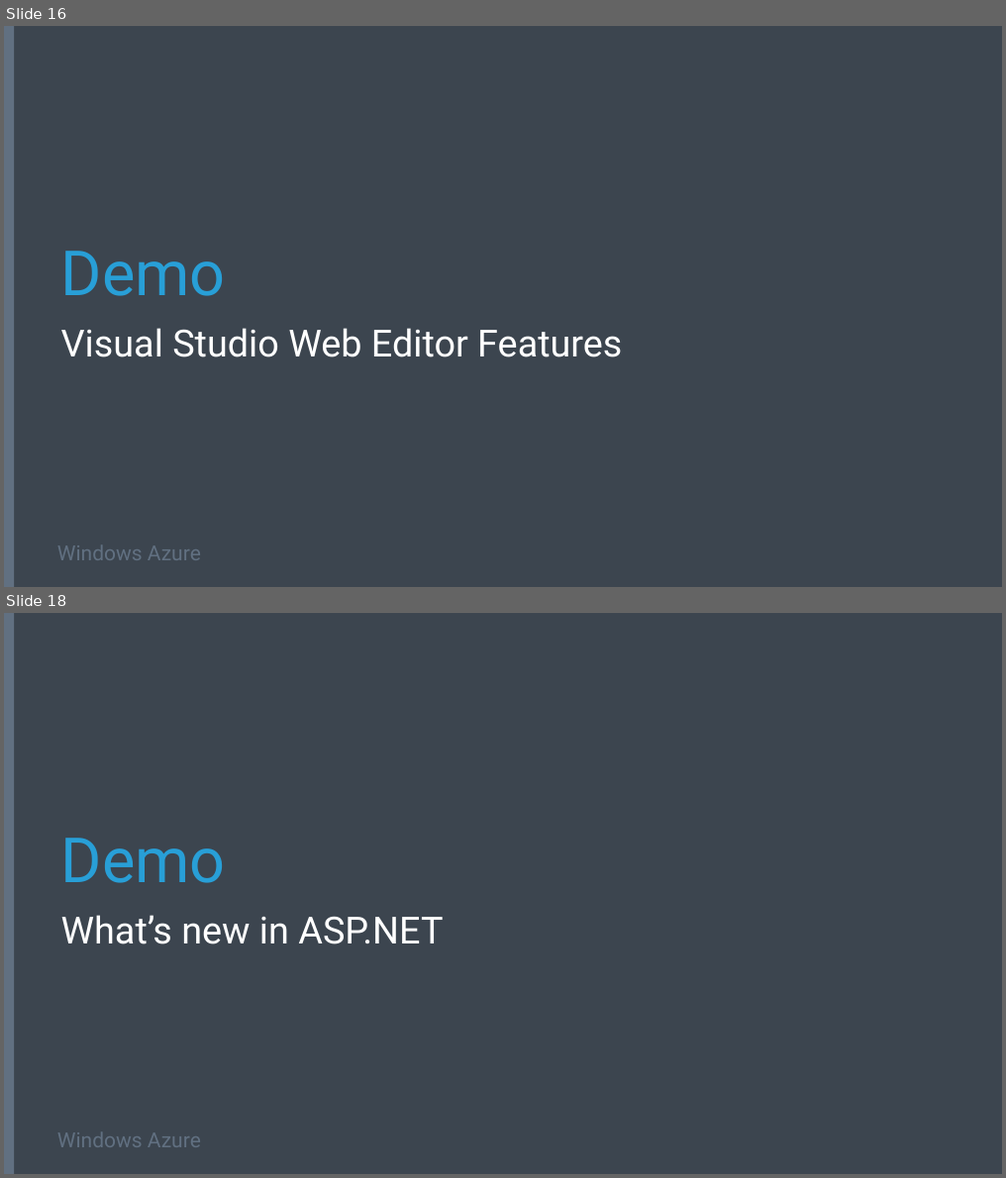
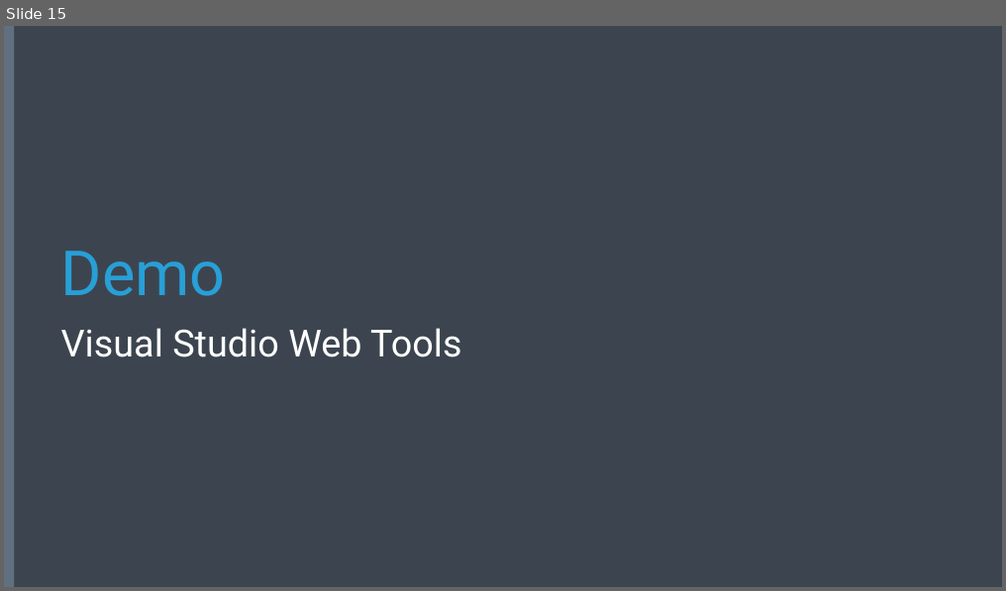
Before and after one commit to Microsoft-Web/DECK-ASPNET-and-VS-Web-Tooling, a slide deck: 2-ASPNET-and-VS-Web-Tooling.pptx. Shown one above the other, each under a label of ours: slides 16 and 18 before the commit, slide 15 after it; the slides between them are not shown. The pictures are 1006x1178 and 1006x591 pixels, drawn with LibreOffice and Linux fonts; fonts in the diff are those of the drawing; background and template pictures are left out. Boxes give left, top, right and bottom in pixels: in the first picture for what was removed or moved away, otherwise in the second. Text is boxed around its words. In the diff, an @@ line names an element or a change of style, - is before the commit and + after.

Commit message:
Updated presentation
Cleaned up features section, added in content from VS Launch

```diff
--- a/2-ASPNET-and-VS-Web-Tooling.pptx
+++ b/2-ASPNET-and-VS-Web-Tooling.pptx
@@ slide 18 removed at bbox=[4, 613, 1002, 1174], background #3C454F; not listed: 2 template elements that a slide beside it also shows @@
@@ title removed at bbox=[61, 838, 226, 883] @@
-Demo
@@ subtitle removed at bbox=[61, 915, 443, 945] @@
-What’s new in ASP.NET
@@ what was slide 16 is now slide 15 @@
@@ slide 15 changed as well @@
@@ subtitle at bbox=[61, 328, 461, 358]: text changed @@
-Visual Studio Web Editor Features
+Visual Studio Web Tools
@@ text removed at bbox=[57, 546, 201, 561] @@
-Windows Azure
```
Also in this commit, not shown: 4 other slides changed, 14 slides added, 12 other slides removed.
